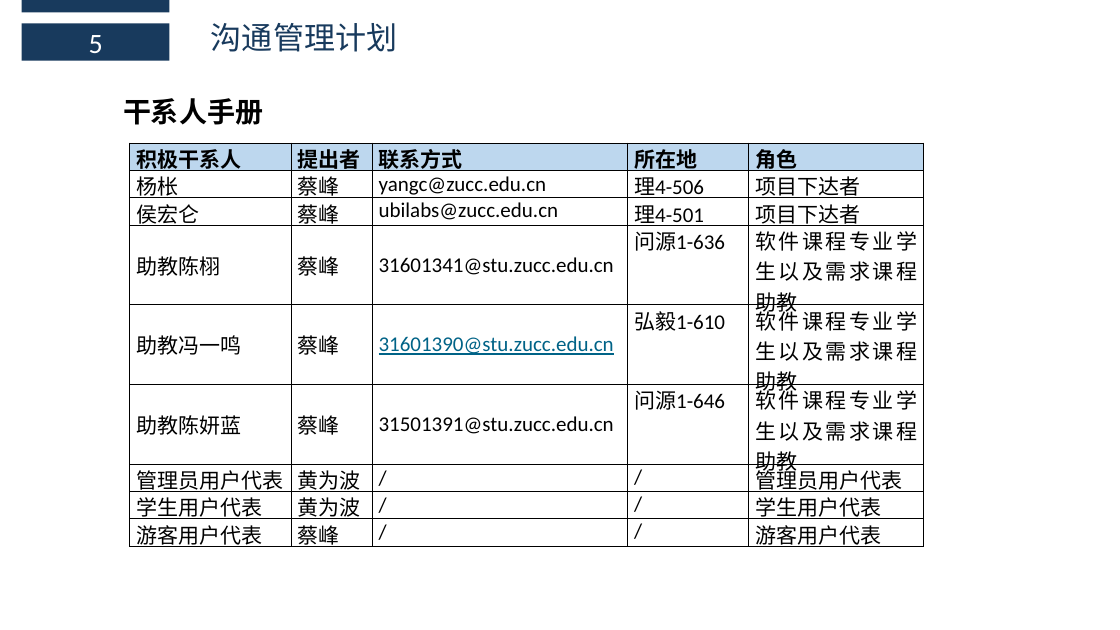
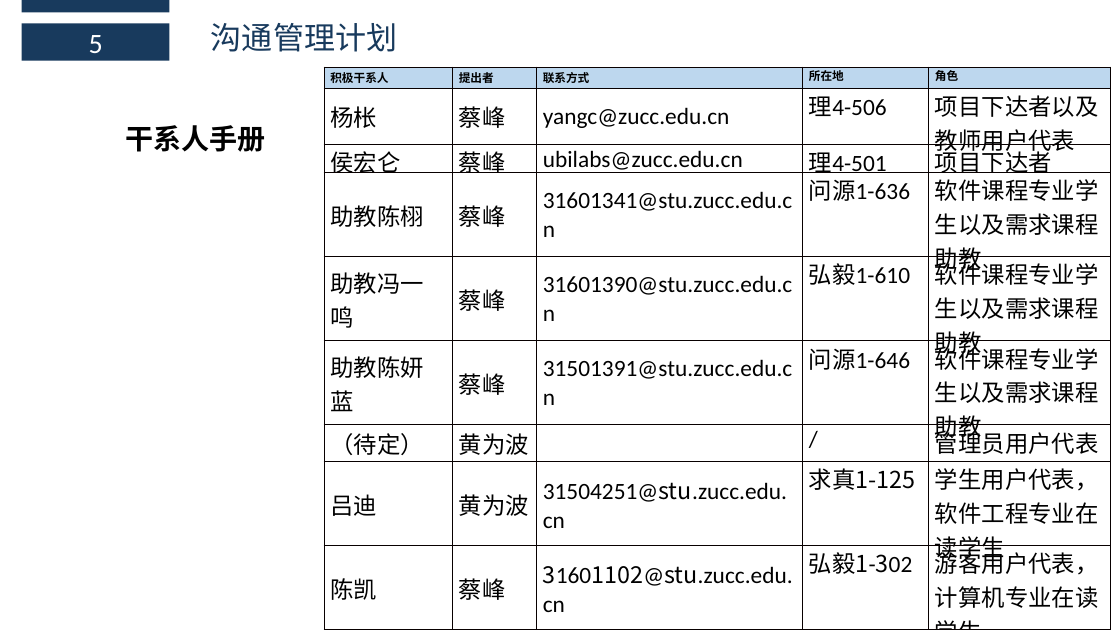
Before and after one commit to boboHh/AssistantTeaching, a slide deck: slide 23 of 受控文档/03-需求工程项目计划/PRD2018-G11-需求工程项目计划PPT.pptx. Drawn at 1120x630 pixels with LibreOffice and Linux fonts; fonts in the diff are those of the drawing. Boxes give left, top, right and bottom in pixels: in the first picture for what was removed or moved away, otherwise in the second. Text is boxed around its words. In the diff, an @@ line names an element or a change of style, - is before the commit and + after.

Commit message:
修改所有文档中干系人手册
修改所有文档中干系人手册

```diff
--- a/受控文档/03-需求工程项目计划/PRD2018-G11-需求工程项目计划PPT.pptx
+++ b/受控文档/03-需求工程项目计划/PRD2018-G11-需求工程项目计划PPT.pptx
@@ table at [324, 67, 1112, 630] @@
-row 2, column 5: 项目下达者
+row 2, column 5: 项目下达者以及教师用户代表
-row 7, column 1: 管理员用户代表
+row 7, column 1: （待定）
-row 7, column 3: /
+row 7, column 3: 
-row 8: 学生用户代表 | 黄为波 | / | / | 学生用户代表
+row 8: 吕迪 | 黄为波 | 31504251@stu.zucc.edu.cn | 求真1-125 | 学生用户代表，软件工程专业在读学生
-row 9: 游客用户代表 | 蔡峰 | / | / | 游客用户代表
+row 9: 陈凯 | 蔡峰 | 31601102@stu.zucc.edu.cn | 弘毅1-302 | 游客用户代表，计算机专业在读学生
@@ size 18 to 10 pt in "积极干系人", "提出者", "联系方式", "所在地" and 1 more places @@
@@ font Calibri to Noto Sans CJK SC in "积极干系人", "提出者", "联系方式", "所在地" and 24 more places @@
@@ size 18 to 20 pt in "杨枨", "蔡峰", "yangc@zucc.edu.cn", "理4-506" and 25 more places @@
@@ text colour #006387 to #000000, underline off in "31601390@stu.zucc.edu.cn" @@
@@ alignment justified to left @@
@@ borders changed @@
@@ table: place and size @@
-table at [130, 143, 923, 551]
+table at [324, 67, 1112, 630]
@@ text "干系人手册": place and size @@
-text "干系人手册" at [123, 98, 263, 125]
+text "干系人手册" at [125, 125, 265, 152]
```
Also in this commit, not shown: 5 other files.
